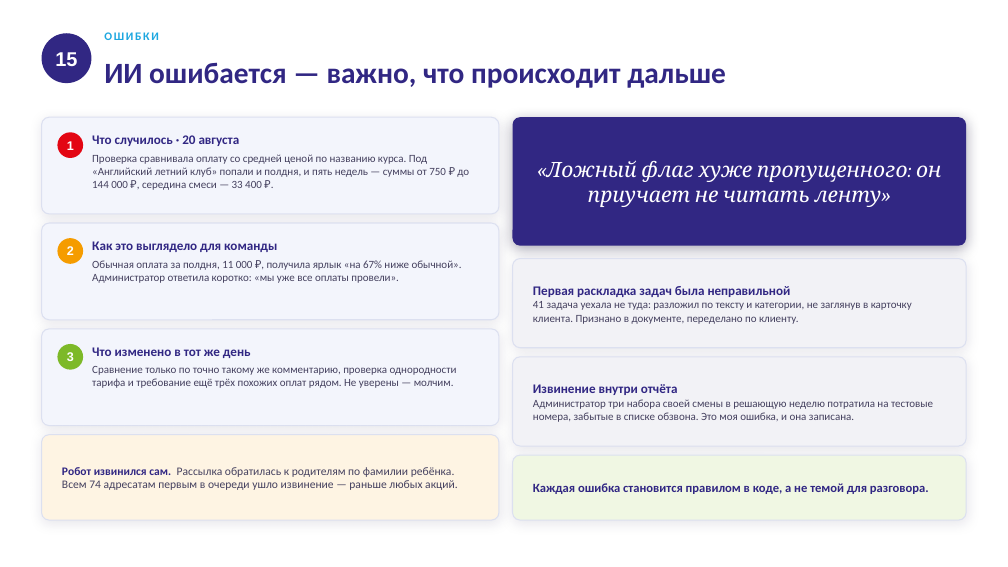
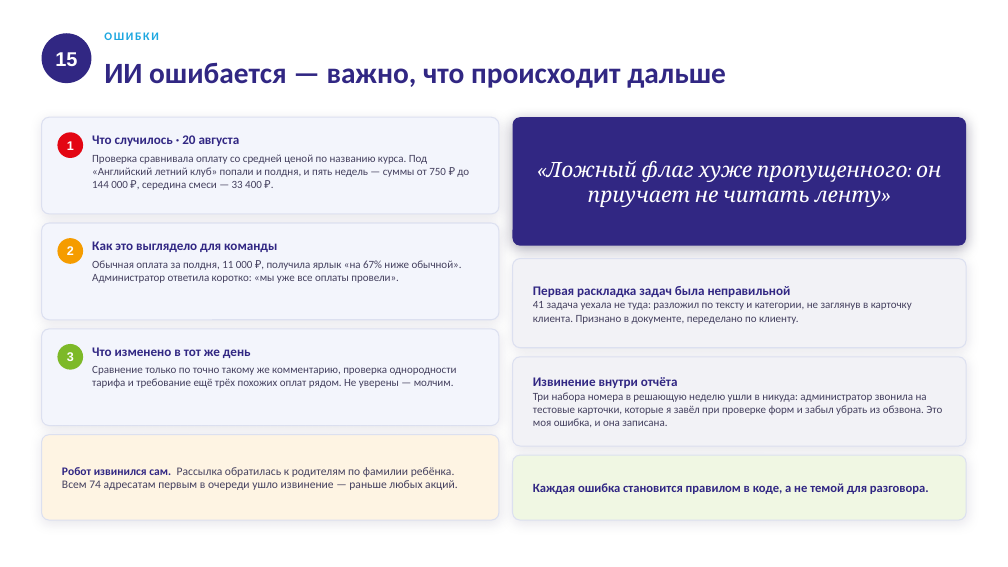
Before and after one commit to ivanashchenko/kidsup, a slide deck: slide 15 of app/static/slides_ai_kidsup.pptx. Drawn at 1008x567 pixels with LibreOffice and Linux fonts; fonts in the diff are those of the drawing. Boxes give left, top, right and bottom in pixels: in the first picture for what was removed or moved away, otherwise in the second. Text is boxed around its words. In the diff, an @@ line names an element or a change of style, - is before the commit and + after.

```diff
--- a/app/static/slides_ai_kidsup.pptx
+++ b/app/static/slides_ai_kidsup.pptx
@@ text at (533,377,942,427): text changed @@
-Извинение внутри отчёта
-Администратор три набора своей смены в решающую неделю потратила на тестовые номера, забытые в списке обзвона. Это моя ошибка, и она записана.
+Извинение внутри отчёта
+Три набора номера в решающую неделю ушли в никуда: администратор звонила на тестовые карточки, которые я завёл при проверке форм и забыл убрать из обзвона. Это моя ошибка, и она записана.
```
Also in this commit, not shown: 4 other slides changed, 3 other files.
